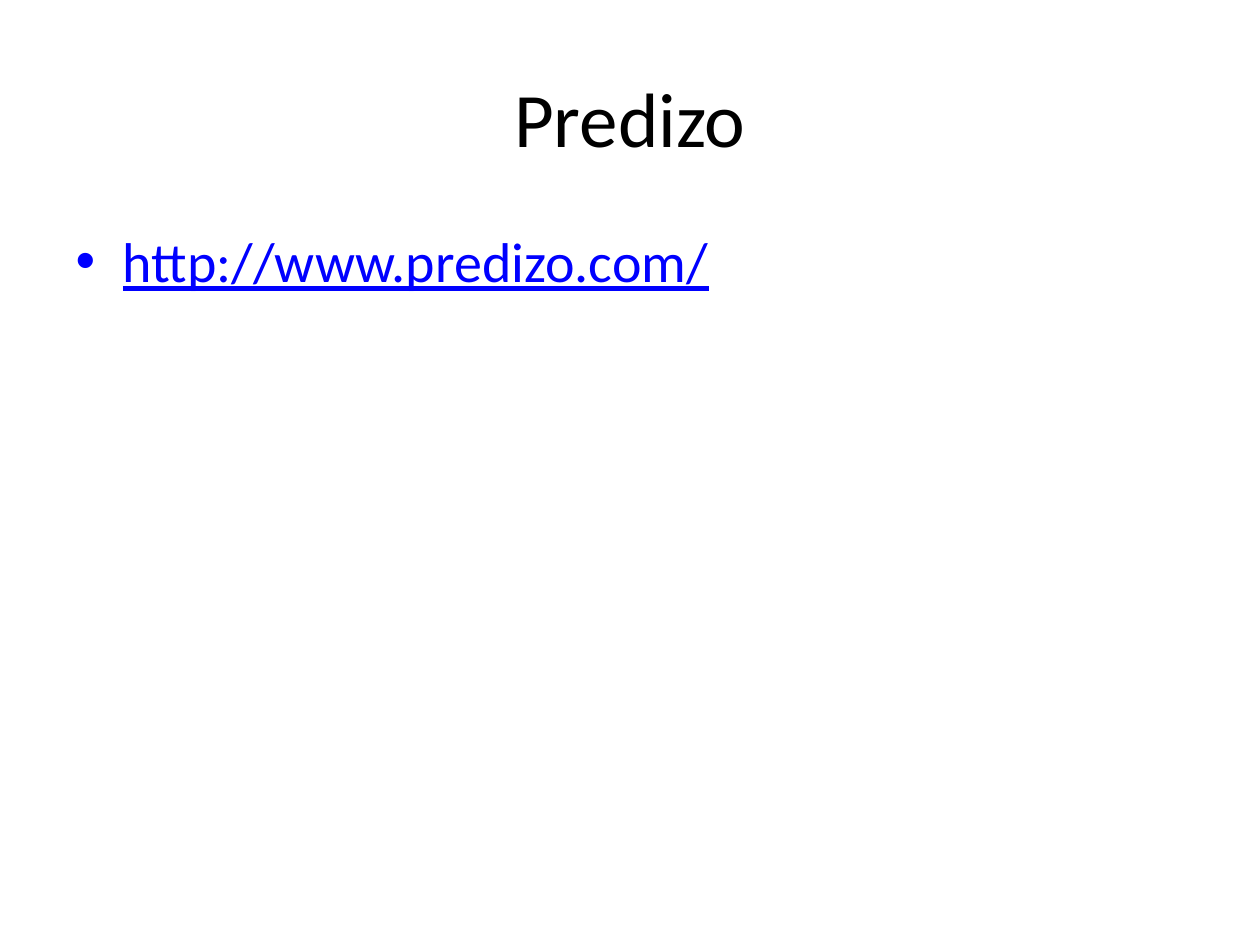
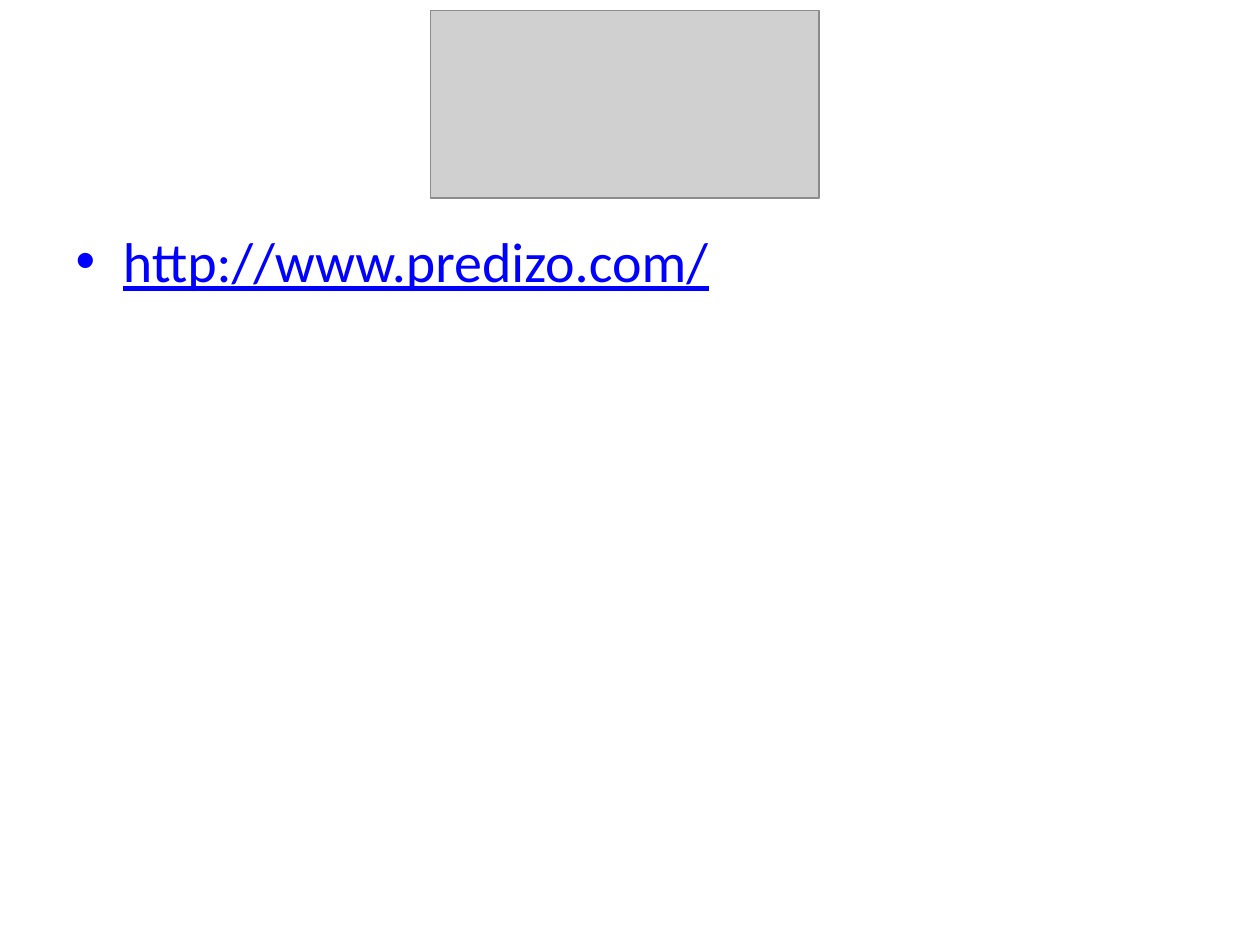
Before and after one commit to tscherkas/cpp_craft_1013, a slide deck: slide 2 of lections/cpp_craft_lec_1_part_1.pptx (slide 6 before the commit). Drawn at 1260x945 pixels with LibreOffice and Linux fonts; fonts in the diff are those of the drawing; grey boxes stand for pictures. Boxes give left, top, right and bottom in pixels: in the first picture for what was removed or moved away, otherwise in the second. Text is boxed around its words. In the diff, an @@ line names an element or a change of style, - is before the commit and + after.

```diff
--- a/lections/cpp_craft_lec_1_part_1.pptx
+++ b/lections/cpp_craft_lec_1_part_1.pptx
@@ picture added at <box>431,10,819,198</box> @@
@@ title removed at <box>514,93,745,148</box> @@
-Predizo
```
Also in this commit, not shown: 5 other slides changed, 2 slides added, 20 slides removed, 36 other files.
